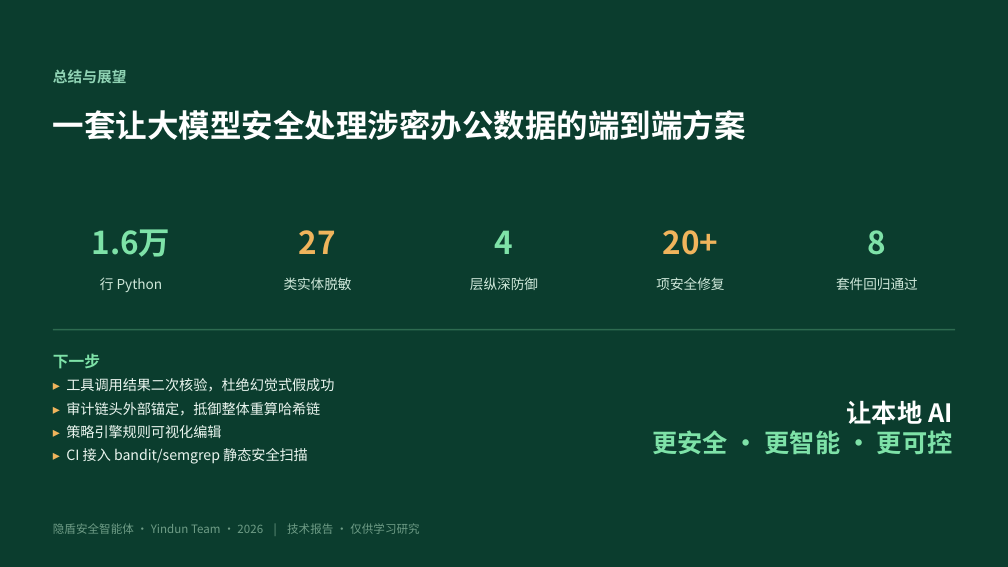
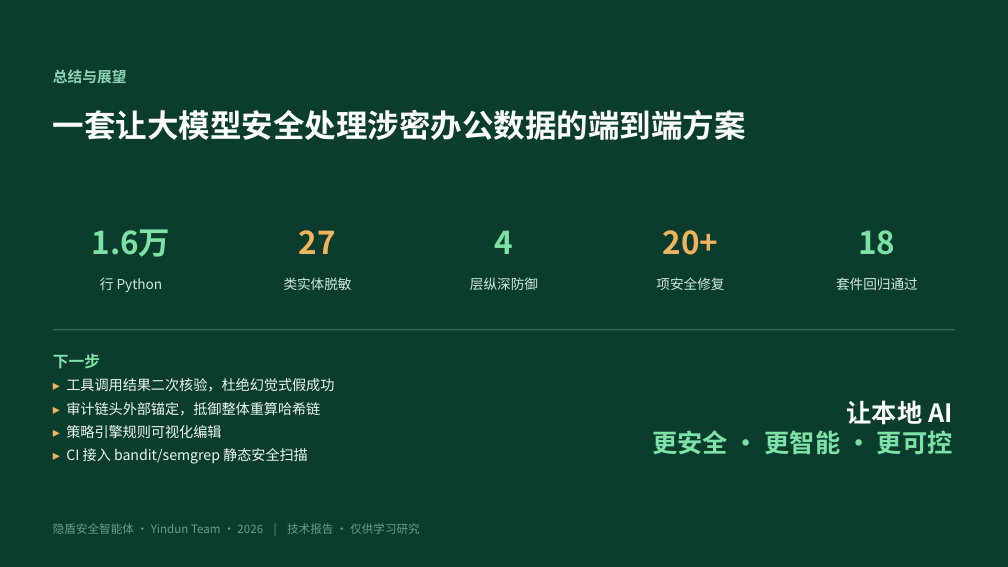
Before and after one commit to Andysun06/yindun-agent, a slide deck: slide 20 of docs/隐盾安全智能体_项目汇报.pptx. Drawn at 1008x567 pixels with LibreOffice and Linux fonts; fonts in the diff are those of the drawing. Boxes give left, top, right and bottom in pixels: in the first picture for what was removed or moved away, otherwise in the second. Text is boxed around its words. In the diff, an @@ line names an element or a change of style, - is before the commit and + after.

```diff
--- a/docs/隐盾安全智能体_项目汇报.pptx
+++ b/docs/隐盾安全智能体_项目汇报.pptx
@@ text at [858,230,895,255]: text changed @@
-8
+18
```
Also in this commit, not shown: 2 other slides changed, 12 other files.
